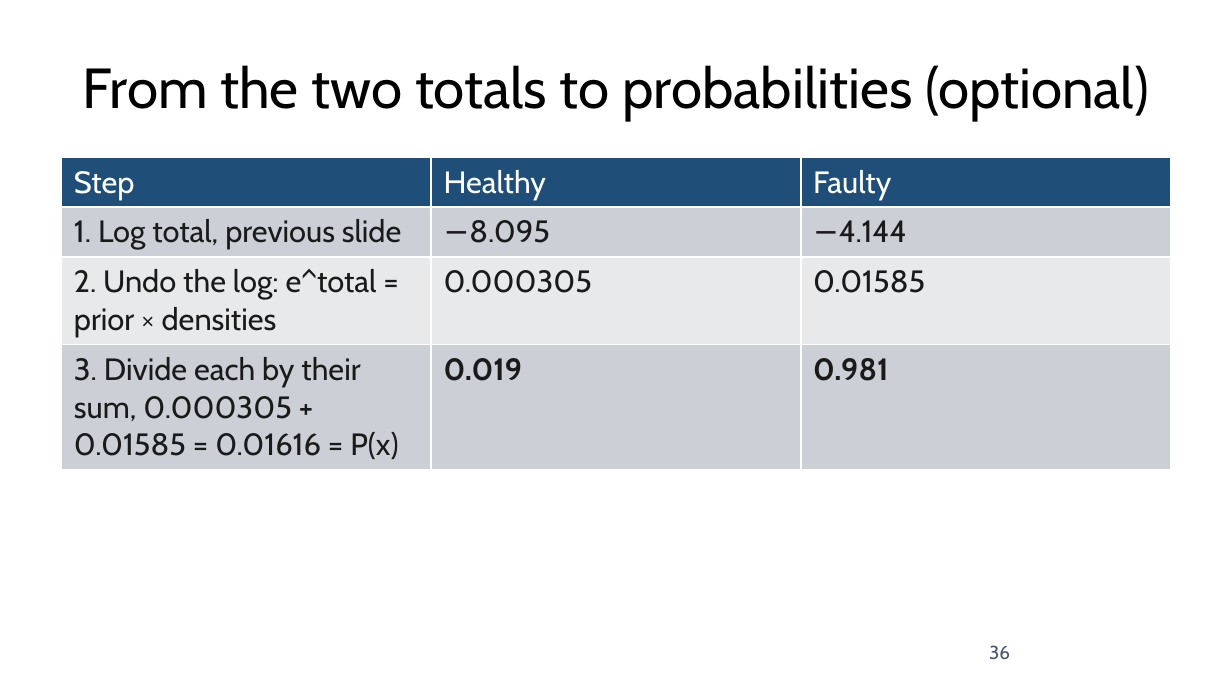
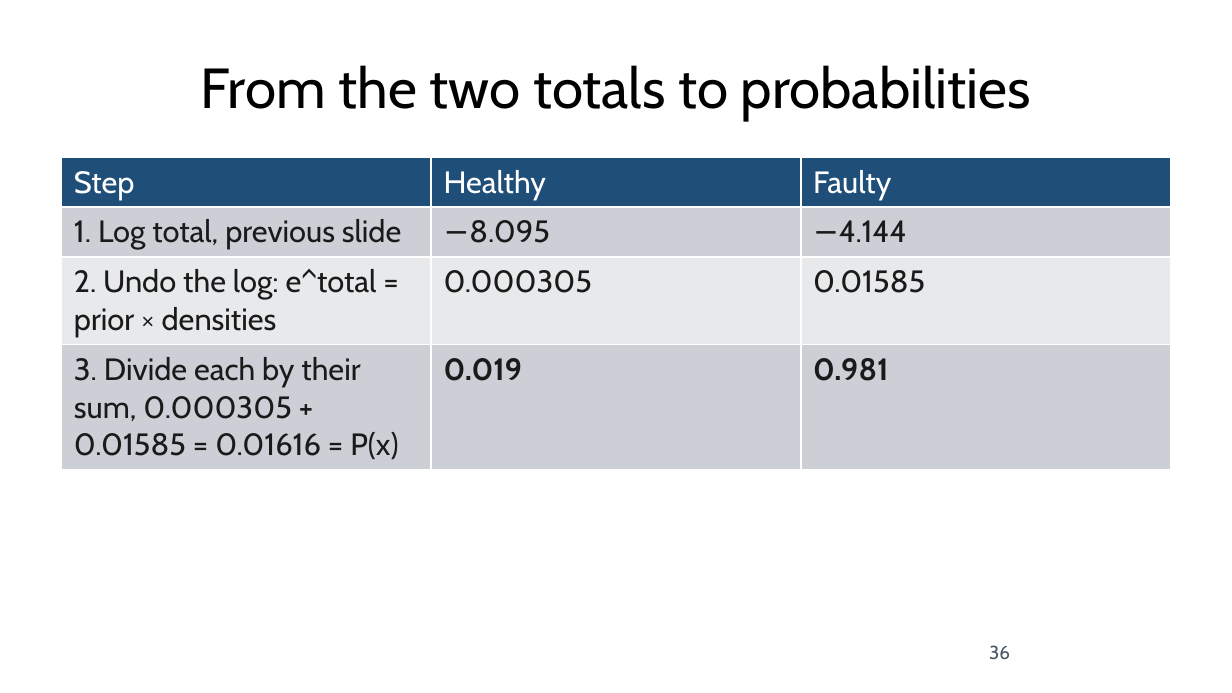
Before and after one commit to fabioantonini/technologies-for-artificial-intelligence, a slide deck: slide 36 of Lessons/06_knn_naive_bayes_svm/Slides/knn_naive_bayes_svm_slides.pptx. Drawn at 1232x693 pixels with LibreOffice and Linux fonts; fonts in the diff are those of the drawing; background and template pictures are left out. Boxes give left, top, right and bottom in pixels: in the first picture for what was removed or moved away, otherwise in the second. Text is boxed around its words. In the diff, an @@ line names an element or a change of style, - is before the commit and + after.

```diff
--- a/Lessons/06_knn_naive_bayes_svm/Slides/knn_naive_bayes_svm_slides.pptx
+++ b/Lessons/06_knn_naive_bayes_svm/Slides/knn_naive_bayes_svm_slides.pptx
@@ title at box(201, 65, 1031, 121): text changed @@
-From the two totals to probabilities (optional)
+From the two totals to probabilities
```
Also in this commit, not shown: 13 other slides changed, 6 other files.
